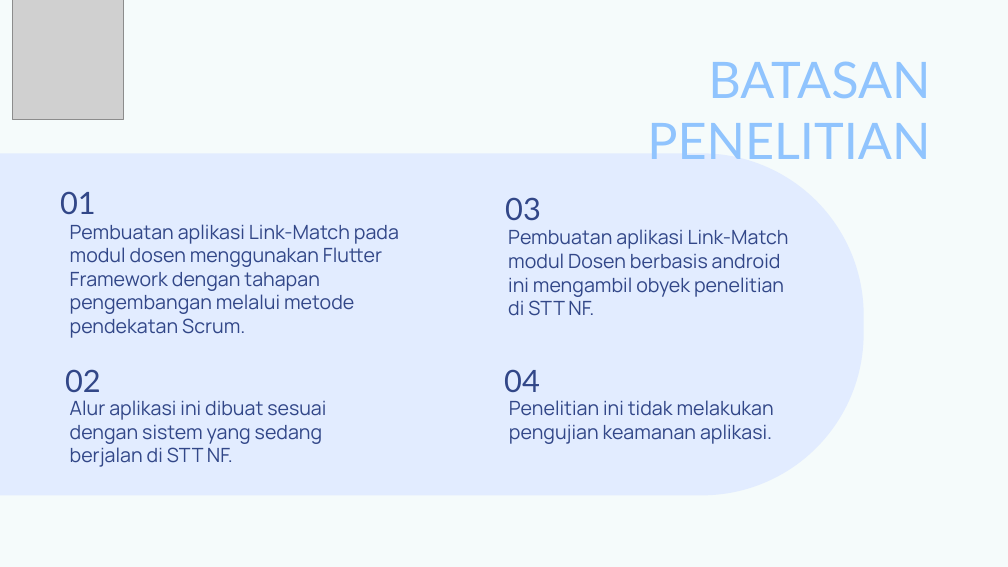
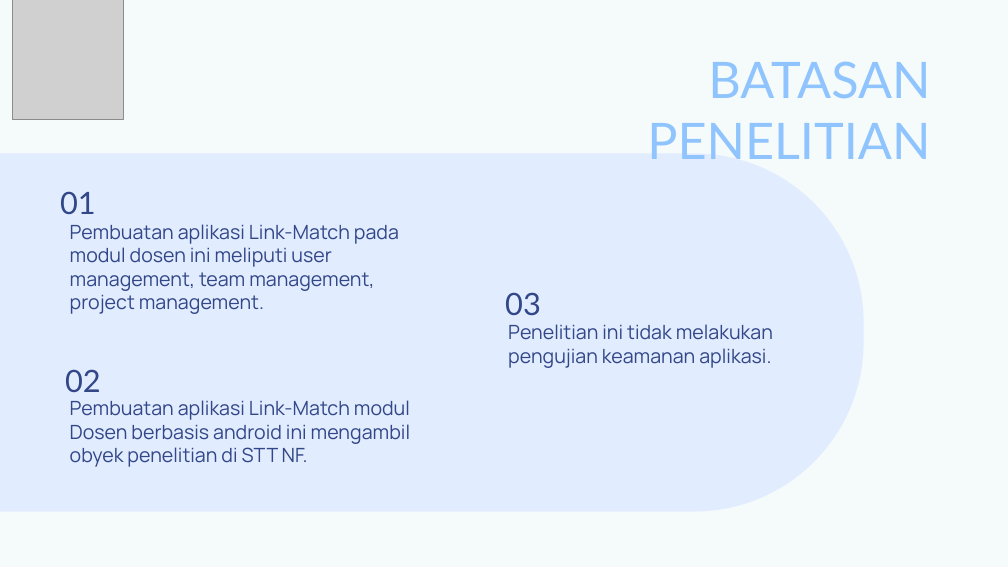
Before and after one commit to Ardith24/TA-STTNF, a slide deck: slide 12 of PPT Semprop - Ardith L (revisi).pptx. Drawn at 1008x567 pixels with LibreOffice and Linux fonts; fonts in the diff are those of the drawing; grey boxes stand for pictures. Boxes give left, top, right and bottom in pixels: in the first picture for what was removed or moved away, otherwise in the second. Text is boxed around its words. In the diff, an @@ line names an element or a change of style, - is before the commit and + after.

```diff
--- a/PPT Semprop - Ardith L (revisi).pptx
+++ b/PPT Semprop - Ardith L (revisi).pptx
@@ round same rect: place and size @@
-round same rect at bbox=[0, 153, 864, 495]
+round same rect at bbox=[0, 153, 864, 511]
@@ subtitle at bbox=[70, 224, 399, 314]: text changed @@
-Pembuatan aplikasi Link-Match pada modul dosen menggunakan Flutter Framework dengan tahapan pengembangan melalui metode pendekatan Scrum.
+Pembuatan aplikasi Link-Match pada modul dosen ini meliputi user management, team management, project management.
@@ subtitle removed at bbox=[508, 229, 789, 316] @@
-Pembuatan aplikasi Link-Match modul Dosen berbasis android ini mengambil obyek penelitian di STT NF.
@@ title "03": place and size @@
-title "03" at bbox=[505, 197, 541, 221]
+title "03" at bbox=[505, 292, 541, 316]
@@ subtitle "Penelitian ini tidak melakukan pengujian ...": place and size @@
-subtitle "Penelitian ini tidak melakukan pengujian ..." at bbox=[509, 400, 774, 444]
+subtitle "Penelitian ini tidak melakukan pengujian ..." at bbox=[508, 324, 773, 368]
@@ title removed at bbox=[504, 369, 540, 392] @@
-04
@@ subtitle at bbox=[70, 400, 410, 467]: text changed @@
-Alur aplikasi ini dibuat sesuai dengan sistem yang sedang berjalan di STT NF.
+Pembuatan aplikasi Link-Match modul Dosen berbasis android ini mengambil obyek penelitian di STT NF.
```
Also in this commit, not shown: 2 other slides changed, 1 other file.
